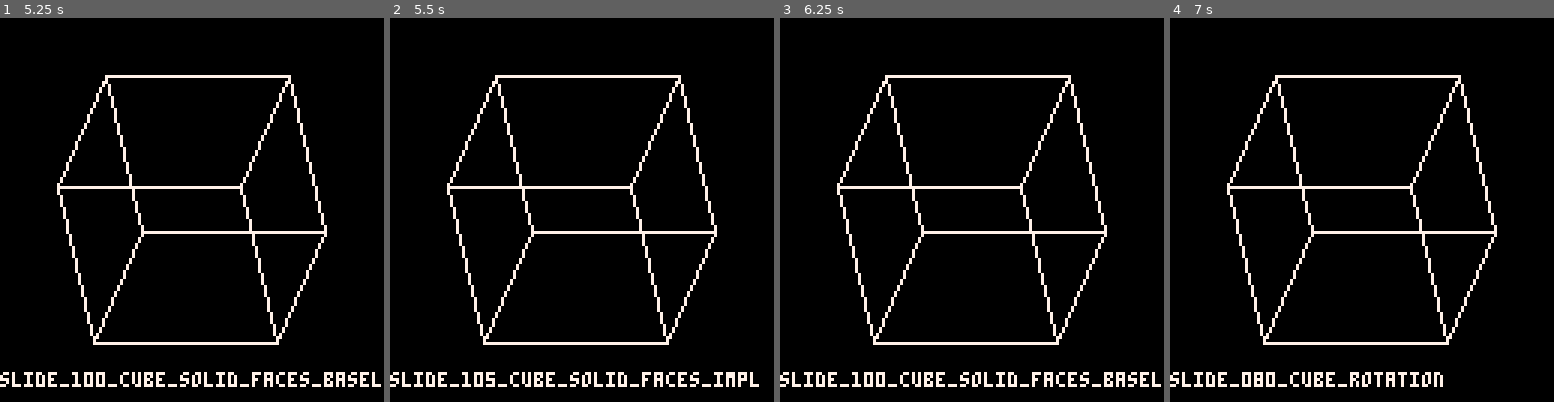
Above: before the commit, frames 1-4 (left to right).
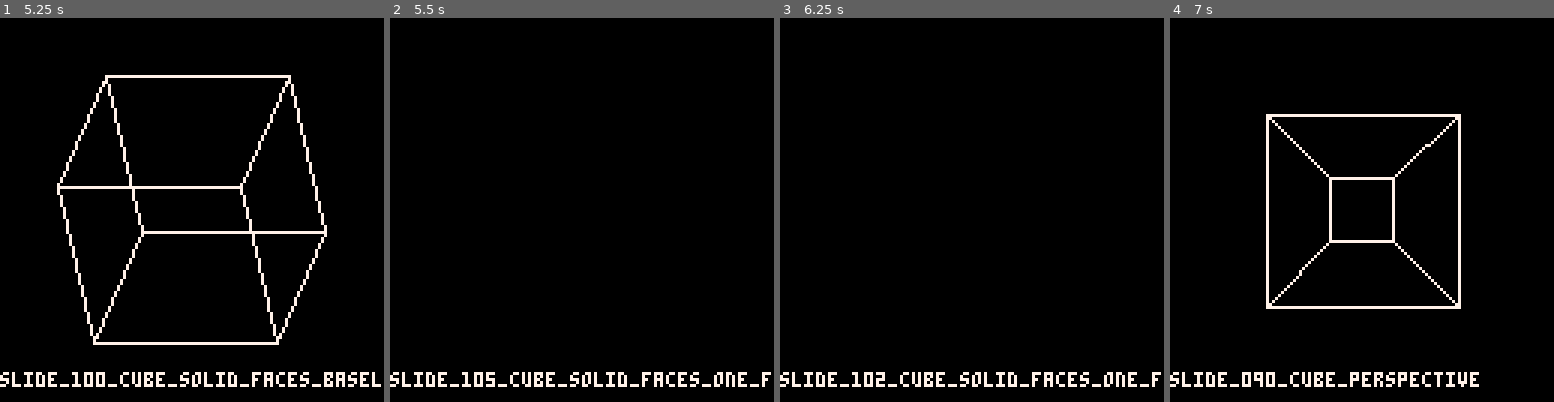
Above: after the commit, the same moments.

Repository: MiniMechMedia/pico8-games
Game: PICO-8 cartridge carts/graphics-with-pico8/game-template.p8
Two runs of this game, one before a commit and one after it. Both use one fixed random seed, a clock stepped at 60 frames per second and the inputs below.
Inputs:
- Up to frame 1 (5.25 s): hold Right 2.33-3.33 s; hold Right 3.38-4.22 s; hold Right from 4.72 s (still down)
- Up to frame 2 (5.5 s): keep holding Right
- Up to frame 3 (6.25 s): release Right at 5.72 s; hold Left from 6.15 s (still down)
- Up to frame 4 (7 s): release Left at 6.98 s

Frame 1 is identical in both runs. In frame 2, 3.8% of the frame differs, in the area x 14-100%, y 14-97%; in frame 3, 3.8%; in frame 4, 6.5%, in the area x 14-86%, y 14-97%.

Commit message:
ok I think I did the fill algorithm wrong

Diff:
--- a/carts/graphics-with-pico8/game-template.p8
+++ b/carts/graphics-with-pico8/game-template.p8
@@ -28,8 +28,10 @@
 slide_095_cube_rot_persp = {draw = draw, name = 'slide_095_cube_rot_persp'}
 #include slide_100_cube_solid_faces_baseline.lua
 slide_100_cube_solid_faces_baseline = {draw = draw, name = 'slide_100_cube_solid_faces_baseline'}
-#include slide_105_cube_solid_faces_impl.lua
-slide_105_cube_solid_faces_impl = {draw = draw, name = 'slide_105_cube_solid_faces_impl'}
+#include slide_102_cube_solid_faces_one_face.lua
+slide_102_cube_solid_faces_one_face = {draw = draw, name = 'slide_102_cube_solid_faces_one_face'}
+#include slide_105_cube_solid_faces_one_face_solid.lua
+slide_105_cube_solid_faces_one_face_solid = {draw = draw, name = 'slide_105_cube_solid_faces_one_face_solid'}
 slides = {
 slide_010_naive_square,
 slide_015_naive_square2,
@@ -43,7 +45,8 @@
 slide_090_cube_perspective,
 slide_095_cube_rot_persp,
 slide_100_cube_solid_faces_baseline,
-slide_105_cube_solid_faces_impl
+slide_102_cube_solid_faces_one_face,
+slide_105_cube_solid_faces_one_face_solid
 }
 -- END SLIDES
 
@@ -133,6 +136,15 @@
 SCALE = 32
 OFFSET = 64
 
+unit_square_mesh = {
+	{
+        {x = -1, y =  1, z = 1},
+        {x = -1, y = -1, z = 1},
+        {x =  1, y = -1, z = 1},
+        {x =  1, y =  1, z = 1}
+    }
+}
+
 unit_cube_mesh = {
 	{
 		{x = -1, y =  1, z =  1},
--- /dev/null
+++ b/carts/graphics-with-pico8/slide_102_cube_solid_faces_one_face.lua
@@ -0,0 +1,44 @@
+
+function draw()
+    local objects = {
+        gameObject(unit_square_mesh,
+            {
+                rot={x=0, y=0.05, z=0.1},
+            }
+        ),
+    }
+
+    for obj in all(objects) do
+        for face in all(obj.mesh) do
+            local vectors = {}
+            local last_vertex = nil
+            for vertex in all(face) do
+                rotated = rotate(vertex, obj.rot)
+                world_x, world_y, world_z = rotated.x, rotated.y, rotated.z
+
+                screen_x = world_x * SCALE + OFFSET
+                screen_y = world_y * SCALE + OFFSET
+
+                -- sides[i] = {x=screen_x, y=screen_y}
+
+                if last_vertex != nil then
+                    add(vectors, {
+                        x = screen_x - last_vertex.x,
+                        y = screen_y - last_vertex.y
+                    })
+                end
+
+                last_vertex = {x=screen_x, y=screen_y}
+
+                line(screen_x, screen_y)
+            end
+            line()
+
+            -- for v in all(vectors) do
+            --     line(64,64, 64+v.x/3, 64+v.y/3)
+            -- end
+
+        end
+    end
+
+end
--- a/carts/graphics-with-pico8/slide_105_cube_solid_faces_impl.lua
+++ b/carts/graphics-with-pico8/slide_105_cube_solid_faces_one_face_solid.lua
@@ -1,7 +1,7 @@
 
 function draw()
     local objects = {
-        gameObject(unit_cube_mesh,
+        gameObject(unit_square_mesh,
             {
                 rot={x=0, y=0.05, z=0.1},
             }
